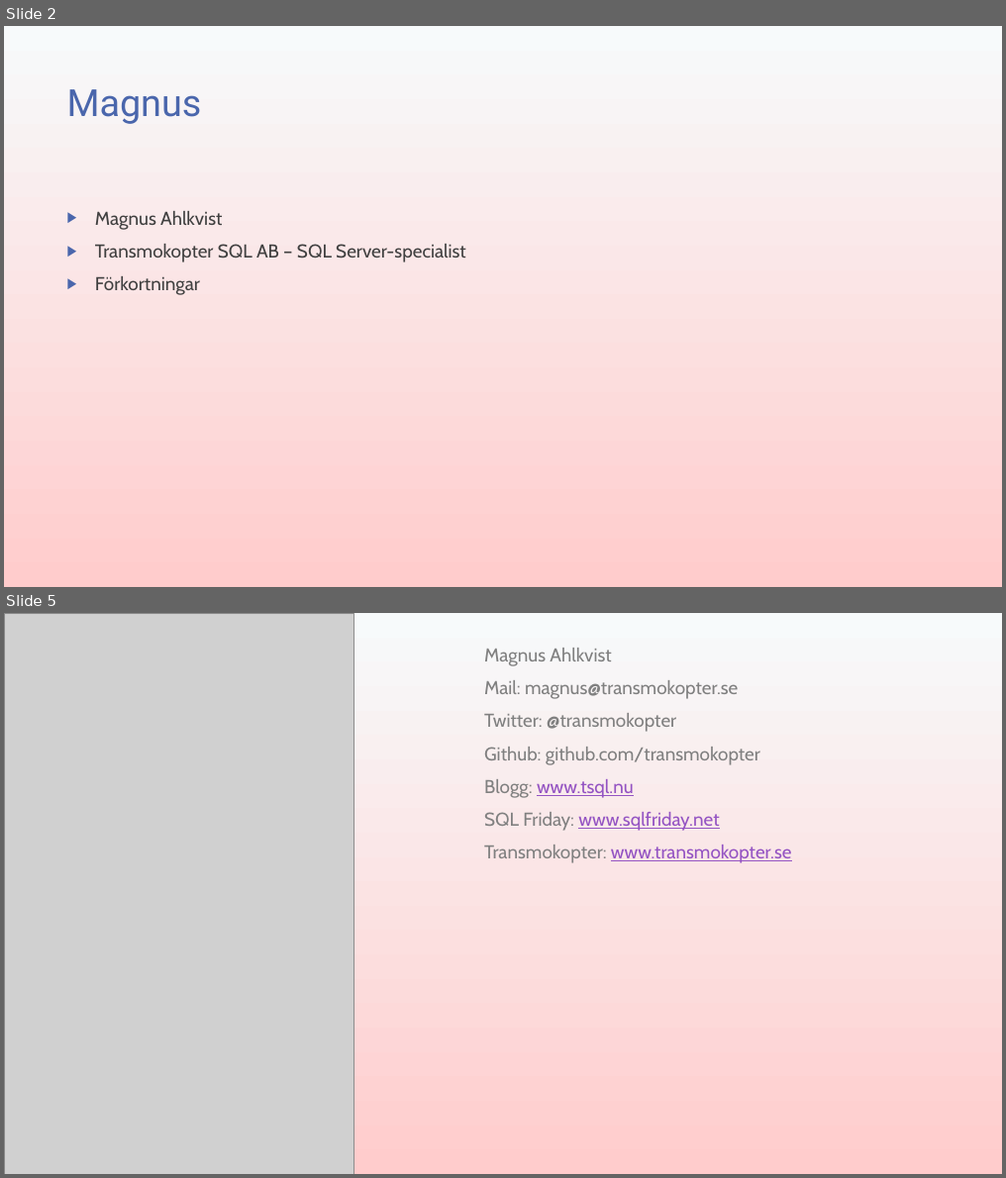
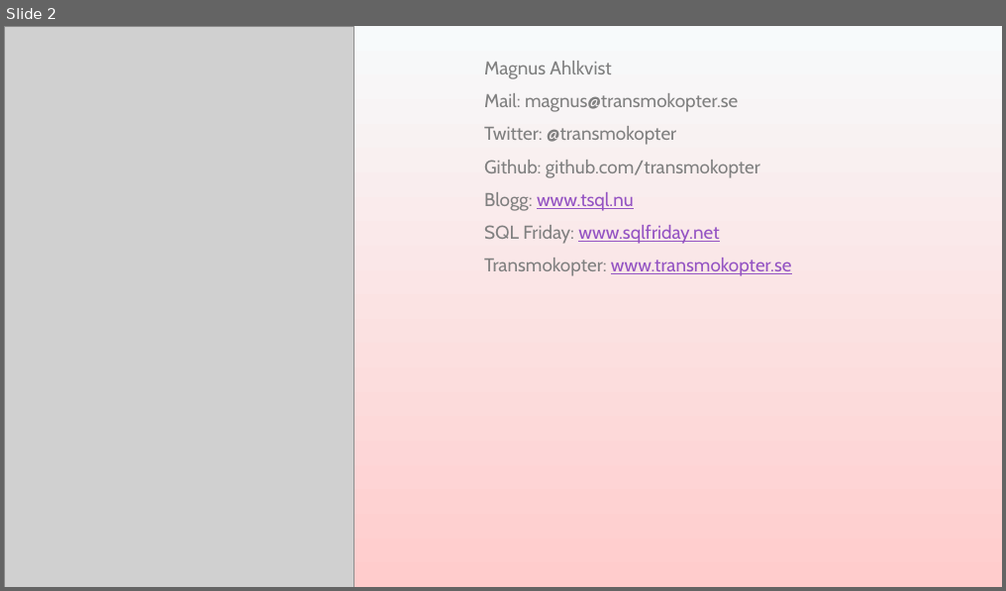
Before and after one commit to transmokopter/Presentations, a slide deck: sql-server-2022/sql-server-2022.pptx. Shown one above the other, each under a label of ours: slides 2 and 5 before the commit, slide 2 after it; the slides between them are not shown. The pictures are 1006x1178 and 1006x591 pixels, drawn with LibreOffice and Linux fonts; fonts in the diff are those of the drawing; grey boxes stand for pictures; background and template pictures are left out. Boxes give left, top, right and bottom in pixels: in the first picture for what was removed or moved away, otherwise in the second. Text is boxed around its words. In the diff, an @@ line names an element or a change of style, - is before the commit and + after.

```diff
--- a/sql-server-2022/sql-server-2022.pptx
+++ b/sql-server-2022/sql-server-2022.pptx
@@ slide 2 removed at (x1=4, y1=26, x2=1002, y2=587), background gradient #F7FAFB to #FFCCCC @@
@@ title removed at (x1=67, y1=89, x2=202, y2=124) @@
-Magnus
@@ text removed at (x1=95, y1=211, x2=466, y2=295) @@
-▶ Magnus Ahlkvist
-▶ Transmokopter SQL AB – SQL Server-specialist
-▶ Förkortningar
@@ what was slide 5 is now slide 2 @@
```
Also in this commit, not shown: 3 slides changed, 6 slides added, 2 other files.
